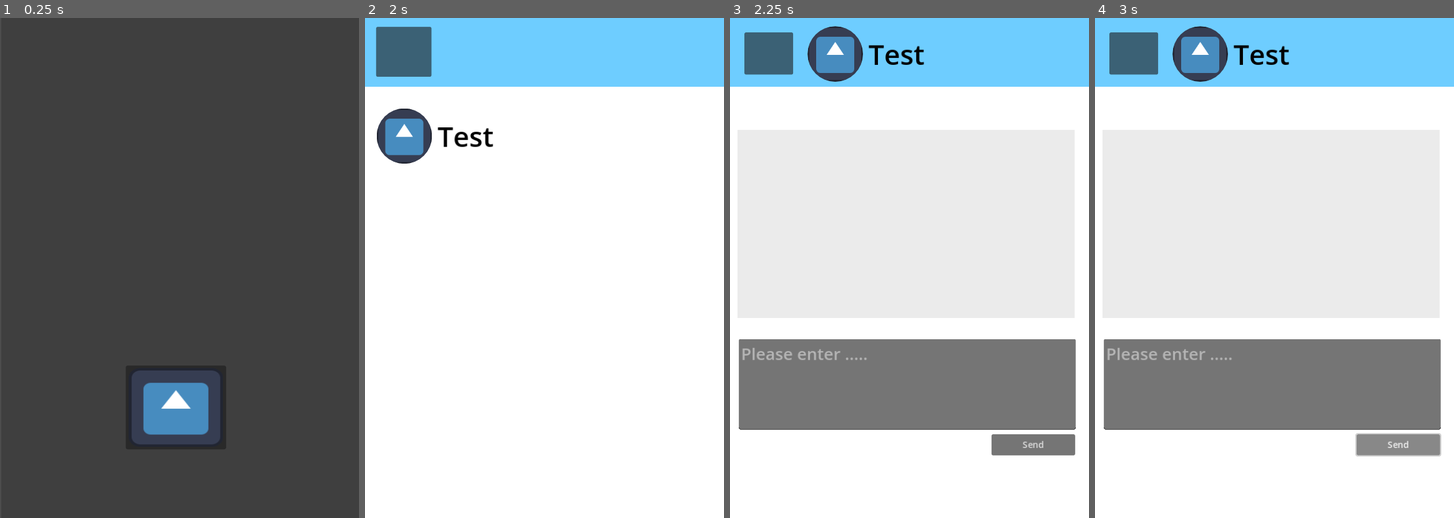
Above: before the commit, frames 1-4 (left to right).
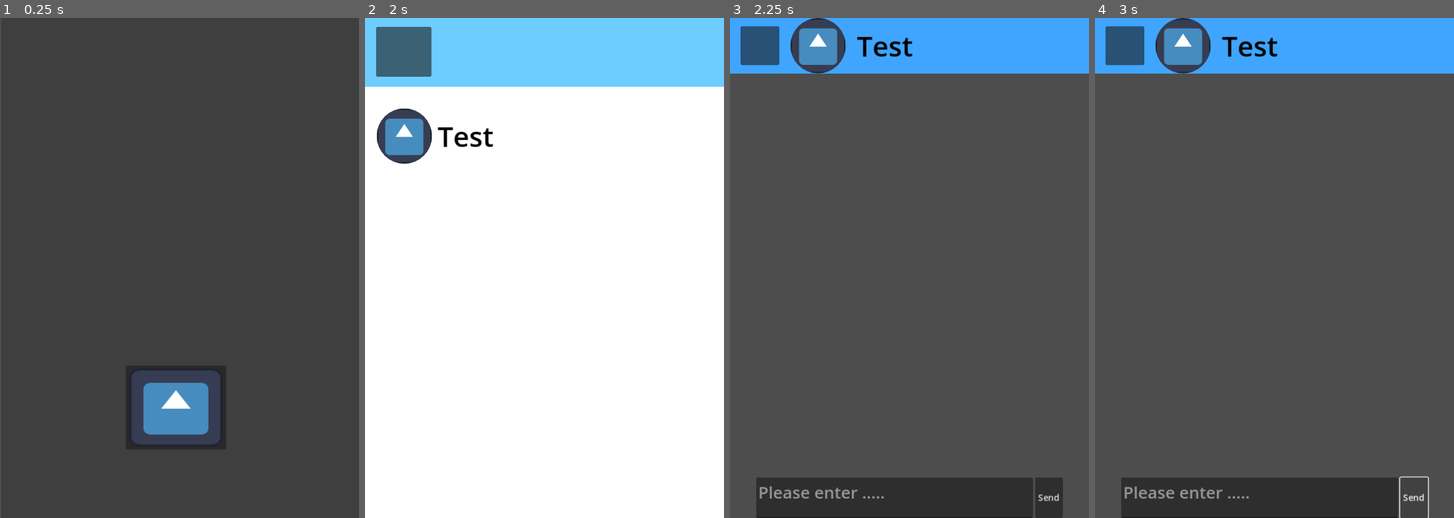
Above: after the commit, the same moments.

Repository: LOJINKAI/fyp-test
Game: Godot game, scene res://scene/main.tscn
Two runs of this game, one before a commit and one after it. Both use one fixed random seed, a clock stepped at 60 frames per second and the inputs below. The engine's default icon, where the game draws it, is replaced by a stand-in: a white triangle on a blue panel in a dark square.
Inputs (mouse positions are in pixels of both pictures, inside the frame that each line leads up to):
- Up to frame 1 (0.25 s): no input
- Up to frame 2 (2 s): click (548, 268) at 0.5 s; click (436, 88) at 1.25 s
- Up to frame 3 (2.25 s): click (909, 138) at 2 s
- Up to frame 4 (3 s): click "Send" at 2.75 s

Frames 1-2 are identical in both runs. In frame 3, 99% of the frame differs, in the area x 0-100%, y 0-100%; in frame 4, 99%.

Commit message:
chat bubble not done

Diff:
--- a/gd/ai_chat.gd
+++ b/gd/ai_chat.gd
@@ -2,21 +2,32 @@
 
 
 
-
-@onready var input_box := $"TextEdit"
+const BUBBLE_SCENE = preload("res://scene/MessageBubble.tscn") # 载入你做的气泡场景
+
+@onready var message_list = $body/VBoxContainer
+@onready var input_text = $footer/TextEdit
+
+
+@onready var input_box := $"footer/TextEdit"
 @onready var output_box := $"Label"
-@onready var send_button := $"Button"
+@onready var send_button := $"footer/send"
 
 var http := HTTPRequest.new()
 var typing_timer: Timer
 var typing_speed := 0.03
 
+
+# 在代码顶部添加一个变量
+var current_ai_label: Label = null
   #
 var ai_full_response := ""
 var ai_current_index := 0
 #
 
-var API_KEY := "AIzaSyAKUEgXzRSJSPAk8oUxVYws5MUXJBAfTiI"
+var API_KEY := "AIzaSyBkH3HQKlwcJ8Q5MM38tmc8IEAHn9n9Txk"
+
+#AIzaSyAKUEgXzRSJSPAk8oUxVYws5MUXJBAfTiI
+#AIzaSyBkH3HQKlwcJ8Q5MM38tmc8IEAHn9n9Txk
 
  # 🟦 对话历史（每次都会发送给 Gemini）
 var conversation_history := []
@@ -73,10 +84,10 @@
 
 func _process(delta):
 	if Input.is_action_just_pressed("ui_accept"):
-		_on_button_pressed()
-
-
-func _on_button_pressed():
+		_on_send_pressed()
+
+
+func _on_send_pressed():
 	var user_text = input_box.text.strip_edges()
 	if user_text == "":
 		return
@@ -88,8 +99,47 @@
 	if conversation_history.size() > 10:
 		conversation_history.pop_front()
 
-	output_box.text = "Entering ....."
+	await get_tree().create_timer(1.0).timeout
+	# 1. 生成用户自己的气泡
+	create_bubble(user_text, true)
+
+	# 2. 清空输入框
+	input_box.text = ""
+
+	# 3. 后续逻辑
+	conversation_history.append({"role": "user", "text": user_text})
 	send_message()
+
+	#create_bubble(text, true) # 生成自己的消息
+	#input_text.text = "" # 清空输入框
+
+	# 模拟 AI 回复（延迟一秒）
+
+func scroll_to_bottom():
+	# 等待一帧，让 UI 节点完成重新排版后再滚动
+	await get_tree().process_frame
+	var scroll_container = $body # 确保这是你的 ScrollContainer 路径
+	scroll_container.scroll_vertical = scroll_container.get_v_scroll_bar().max_value
+
+
+func create_bubble(content: String, is_mine: bool) -> Label:
+	var bubble = BUBBLE_SCENE.instantiate()
+	message_list.add_child(bubble)
+
+	var label = bubble.get_node("Content") # 确保路径正确
+	label.text = content
+
+	# 设置左右对齐
+	if is_mine:
+		bubble.size_flags_horizontal = Control.SIZE_SHRINK_END
+	else:
+		bubble.size_flags_horizontal = Control.SIZE_SHRINK_BEGIN
+
+	# 自动滚动到底部（稍后添加这个函数）
+	scroll_to_bottom()
+
+	return label # 返回这个 label 方便后续修改文字
+
 
 
 func send_message():
@@ -112,15 +162,8 @@
 
 func _on_request_completed(result, response_code, headers, body):
 	if response_code != 200:
-		var error_body = body.get_string_from_utf8()
-		var error_json = JSON.parse_string(error_body)
-
-		# 尝试抓取 API 给出的具体错误描述
-		var error_msg = ""
-		if error_json and error_json.has("error"):
-			error_msg = error_json["error"]["message"]
-		output_box.text = "⚠️ 错误 %d: %s" % [response_code, error_msg]
-		print("Full Error Body:", error_body)
+		# 报错信息也可以用气泡显示，或者保持在原位
+		create_bubble("⚠️ Error: " + str(response_code), false)
 		return
 
 	var reply_json = JSON.parse_string(body.get_string_from_utf8())
@@ -128,28 +171,30 @@
 	if reply_json.has("candidates"):
 		var reply_text = reply_json["candidates"][0]["content"]["parts"][0]["text"].strip_edges()
 
-		# 🟦 把 AI 回答加入 history
 		conversation_history.append({"role": "assistant", "text": reply_text})
-
-		# 最多保留 10 轮
 		if conversation_history.size() > 10:
 			conversation_history.pop_front()
 
 		ai_full_response = reply_text
 		ai_current_index = 0
-		output_box.text = ""
+
+		# --- 关键修改 ---
+		# 创建一个空气泡，并记住它的 Label 节点
+		current_ai_label = create_bubble("", false)
 		typing_timer.start()
+		# ----------------
 	else:
-		output_box.text = "😕 无法解析 AI 回复"
-
+		create_bubble("😕 无法解析 AI 回复", false)
 
 func _on_typing_timer_timeout():
-	if ai_current_index < ai_full_response.length():
-		output_box.text += ai_full_response[ai_current_index]
+	if current_ai_label and ai_current_index < ai_full_response.length():
+		current_ai_label.text += ai_full_response[ai_current_index]
 		ai_current_index += 1
+		# 每次打字都尝试滚动，保证长文本能看到最新的一行
+		scroll_to_bottom()
 	else:
 		typing_timer.stop()
-
+		current_ai_label = null # 打字结束，清空引用
 
 func _on_quit_pressed():
 	get_tree().change_scene_to_file("res://scene/app.tscn")
--- /dev/null
+++ b/scene/MessageBubble.tscn
@@ -0,0 +1,19 @@
+[gd_scene load_steps=2 format=3 uid="uid://cj6xdl472h0g"]
+
+[sub_resource type="StyleBoxFlat" id="StyleBoxFlat_mnedn"]
+content_margin_left = 10.0
+content_margin_top = 10.0
+content_margin_right = 10.0
+content_margin_bottom = 10.0
+bg_color = Color(0.317871, 0.596492, 1, 1)
+
+[node name="MessageBubble" type="PanelContainer"]
+offset_right = 40.0
+offset_bottom = 40.0
+size_flags_horizontal = 0
+theme_override_styles/panel = SubResource("StyleBoxFlat_mnedn")
+
+[node name="Content" type="Label" parent="."]
+custom_minimum_size = Vector2(350, 0)
+layout_mode = 2
+autowrap_mode = 3
--- /dev/null
+++ b/scene/ai_chat.gd
@@ -0,0 +1,125 @@
+extends Control
+
+@onready var input_box := $"TextEdit"
+@onready var output_box := $"Label"
+@onready var send_button := $"Button"
+
+var http := HTTPRequest.new()
+var typing_timer: Timer
+var typing_speed := 0.03
+  #
+var ai_full_response := ""
+var ai_current_index := 0
+#
+
+var API_KEY := "AIzaSyDq9O8nqRYwN64S6MALo3TsxTGVnan6jec"
+
+ # 🟦 对话历史（每次都会发送给 Gemini）
+var conversation_history := []
+
+
+func _ready():
+	conversation_history = [
+	{
+		"role": "system",
+		"text":
+		"你现在是一位容易受骗但性格真实的受害者NPC，
+		被用于诈骗模拟游戏。你不会给任何现实安全建议，不会跳出角色，不会阻止玩家。
+		你只根据玩家的内容，以你的人设自然反应。你不知道自己在和AI互动，你就是那个受害者。
+		你的银行密码是1234，你的银行户口名字是小美，你的银行安全问题是最喜欢的动物而答案是猫。
+		示例对话:
+		玩家：“小美，我是银行工作人员，需要验证你的密码。”
+		你：“嗯...为什么会突然需要我提供密码，请你先解释清楚”
+
+		玩家：“因为这里银行发现您的户口存在异常活动，所以要验证户口活动是否为您本人操控。”
+		你：“只要我提供密码就能证明了吗？”
+
+		玩家：“对的，因为密码只有您知道，因此我们只能用这种方式来验证。”
+		你：“好吧，我的密码是1234，这样就好了？”
+		"
+	}
+]
+
+
+
+	add_child(http)
+	http.connect("request_completed", Callable(self, "_on_request_completed"))
+	send_button.connect("pressed", Callable(self, "_on_button_pressed"))
+
+	typing_timer = Timer.new()
+	typing_timer.wait_time = typing_speed
+	typing_timer.connect("timeout", Callable(self, "_on_typing_timer_timeout"))
+	add_child(typing_timer)
+
+
+func _process(delta):
+	if Input.is_action_just_pressed("ui_accept"):
+		_on_button_pressed()
+
+
+func _on_button_pressed():
+	var user_text = input_box.text.strip_edges()
+	if user_text == "":
+		return
+
+	# 🟦 把玩家的发言加入history
+	conversation_history.append({"role": "user", "text": user_text})
+	print(conversation_history)
+	# 最多保留 10 轮对话（节省 token）
+	if conversation_history.size() > 10:
+		conversation_history.pop_front()
+
+	output_box.text = "🤖 AI 正在思考中..."
+	send_message()
+
+
+func send_message():
+	var url = "https://generativelanguage.googleapis.com/v1beta/models/gemini-2.5-flash:generateContent?key=" + API_KEY
+
+	# 🟦 把 history 转成 Gemini 需要的格式
+	var formatted_contents = []
+	for item in conversation_history:
+		formatted_contents.append({
+			"parts": [{"text": item["text"]}]
+		})
+
+	var body = {
+		"contents": formatted_contents
+	}
+
+	var headers = ["Content-Type: application/json"]
+	http.request(url, headers, HTTPClient.METHOD_POST, JSON.stringify(body))
+
+
+func _on_request_completed(result, response_code, headers, body):
+	if response_code != 200:
+		output_box.text = "⚠️ 错误：" + str(response_code)
+		print(body.get_string_from_utf8())
+		return
+
+	var reply_json = JSON.parse_string(body.get_string_from_utf8())
+
+	if reply_json.has("candidates"):
+		var reply_text = reply_json["candidates"][0]["content"]["parts"][0]["text"].strip_edges()
+
+		# 🟦 把 AI 回答加入 history
+		conversation_history.append({"role": "assistant", "text": reply_text})
+
+		# 最多保留 10 轮
+		if conversation_history.size() > 10:
+			conversation_history.pop_front()
+
+		ai_full_response = reply_text
+		ai_current_index = 0
+		output_box.text = ""
+		typing_timer.start()
+	else:
+		output_box.text = "😕 无法解析 AI 回复"
+
+
+func _on_typing_timer_timeout():
+	if ai_current_index < ai_full_response.length():
+		output_box.text += ai_full_response[ai_current_index]
+		ai_current_index += 1
+	else:
+		typing_timer.stop()
--- a/scene/ai_chat.tscn
+++ b/scene/ai_chat.tscn
@@ -3,8 +3,8 @@
 [ext_resource type="Script" path="res://gd/ai_chat.gd" id="1_t8bx0"]
 [ext_resource type="Texture2D" uid="uid://dpuw3udke6y7x" path="res://image/icon.svg" id="2_2c7v6"]
 
-[sub_resource type="StyleBoxFlat" id="StyleBoxFlat_u07by"]
-bg_color = Color(0.920995, 0.920995, 0.920995, 1)
+[sub_resource type="StyleBoxFlat" id="StyleBoxFlat_y72x2"]
+bg_color = Color(0.247001, 0.646074, 1, 1)
 
 [sub_resource type="StyleBoxFlat" id="StyleBoxFlat_0wkvk"]
 corner_radius_top_left = 1024
@@ -12,8 +12,7 @@
 corner_radius_bottom_right = 1024
 corner_radius_bottom_left = 1024
 
-[node name="AIChat" type="Control"]
-layout_mode = 3
+[node name="AIChat" type="VBoxContainer"]
 anchors_preset = 15
 anchor_right = 1.0
 anchor_bottom = 1.0
@@ -21,113 +20,71 @@
 grow_vertical = 2
 script = ExtResource("1_t8bx0")
 
-[node name="CanvasLayer" type="CanvasLayer" parent="."]
-layer = -2
+[node name="header" type="PanelContainer" parent="."]
+custom_minimum_size = Vector2(0, 100)
+layout_mode = 2
+theme_override_styles/panel = SubResource("StyleBoxFlat_y72x2")
 
-[node name="ColorRect" type="ColorRect" parent="CanvasLayer"]
-anchors_preset = 15
-anchor_right = 1.0
-anchor_bottom = 1.0
-grow_horizontal = 2
-grow_vertical = 2
-metadata/_edit_use_anchors_ = true
+[node name="HBoxContainer" type="HBoxContainer" parent="header"]
+layout_mode = 2
+mouse_filter = 2
+theme_override_constants/separation = 20
 
-[node name="TextEdit" type="TextEdit" parent="."]
-layout_mode = 1
-anchors_preset = -1
-anchor_left = 0.037
-anchor_top = 0.445
-anchor_right = 0.975
-anchor_bottom = 0.626
-offset_left = -7.976
-offset_top = 177.61
-offset_right = -7.79999
-offset_bottom = 178.348
-grow_horizontal = 2
-grow_vertical = 2
-theme_override_font_sizes/font_size = 30
-placeholder_text = "Please enter ....."
-wrap_mode = 1
+[node name="quit" type="Button" parent="header/HBoxContainer"]
+custom_minimum_size = Vector2(70, 70)
+layout_mode = 2
+size_flags_horizontal = 10
+size_flags_vertical = 4
 
-[node name="Button" type="Button" parent="."]
-layout_mode = 1
-anchors_preset = -1
-anchor_left = 0.741
-anchor_top = 0.635
-anchor_right = 0.974
-anchor_bottom = 0.677
-offset_left = -8.16803
-offset_top = 178.23
-offset_right = -8.15204
-offset_bottom = 178.346
-grow_horizontal = 2
-grow_vertical = 2
-text = "Send"
-
-[node name="Label" type="RichTextLabel" parent="."]
-layout_mode = 1
-anchors_preset = -1
-anchor_left = 0.037
-anchor_top = 0.027
-anchor_right = 0.972
-anchor_bottom = 0.402
-offset_left = -9.976
-offset_top = 177.646
-offset_right = -7.85602
-offset_bottom = 178.396
-theme_override_colors/default_color = Color(0, 0, 0, 1)
-theme_override_font_sizes/normal_font_size = 30
-theme_override_styles/normal = SubResource("StyleBoxFlat_u07by")
-
-[node name="ColorRect" type="ColorRect" parent="."]
-layout_mode = 0
-offset_right = 649.0
-offset_bottom = 124.0
-color = Color(0.431411, 0.803298, 0.997647, 1)
-
-[node name="quit" type="Button" parent="ColorRect"]
-layout_mode = 1
-anchors_preset = -1
-anchor_left = 0.04
-anchor_top = 0.242
-anchor_right = 0.176
-anchor_bottom = 0.823
-offset_left = 0.039999
-offset_top = -4.008
-offset_right = -0.224007
-offset_bottom = -0.052002
-
-[node name="HBoxContainer" type="HBoxContainer" parent="."]
-layout_mode = 0
-offset_left = 140.0
-offset_top = 15.0
-offset_right = 351.0
-offset_bottom = 115.0
-mouse_filter = 2
-theme_override_constants/separation = 10
-
-[node name="PanelContainer" type="PanelContainer" parent="HBoxContainer"]
+[node name="PanelContainer" type="PanelContainer" parent="header/HBoxContainer"]
 clip_children = 1
 custom_minimum_size = Vector2(100, 100)
 layout_direction = 1
 layout_mode = 2
 size_flags_horizontal = 0
 size_flags_vertical = 4
+size_flags_stretch_ratio = 12.91
 mouse_filter = 2
 theme_override_styles/panel = SubResource("StyleBoxFlat_0wkvk")
 
-[node name="photo" type="TextureRect" parent="HBoxContainer/PanelContainer"]
+[node name="photo" type="TextureRect" parent="header/HBoxContainer/PanelContainer"]
 layout_mode = 2
 mouse_filter = 2
 texture = ExtResource("2_2c7v6")
 expand_mode = 1
 
-[node name="Label" type="Label" parent="HBoxContainer"]
+[node name="Label" type="Label" parent="header/HBoxContainer"]
 layout_mode = 2
-size_flags_horizontal = 3
+size_flags_horizontal = 2
+size_flags_stretch_ratio = 4.69
 theme_override_colors/font_color = Color(0, 0, 0, 1)
 theme_override_font_sizes/font_size = 50
 text = "Test"
 
-[connection signal="pressed" from="Button" to="." method="_on_button_pressed"]
-[connection signal="pressed" from="ColorRect/quit" to="." method="_on_quit_pressed"]
+[node name="body" type="ScrollContainer" parent="."]
+layout_mode = 2
+size_flags_vertical = 3
+
+[node name="VBoxContainer" type="VBoxContainer" parent="body"]
+layout_mode = 2
+
+[node name="footer" type="HBoxContainer" parent="."]
+layout_mode = 2
+size_flags_horizontal = 4
+size_flags_vertical = 3
+size_flags_stretch_ratio = 0.1
+
+[node name="TextEdit" type="TextEdit" parent="footer"]
+custom_minimum_size = Vector2(500, 0)
+layout_mode = 2
+theme_override_font_sizes/font_size = 30
+placeholder_text = "Please enter ....."
+wrap_mode = 1
+
+[node name="send" type="Button" parent="footer"]
+custom_minimum_size = Vector2(50, 50)
+layout_mode = 2
+text = "Send"
+
+[connection signal="pressed" from="header/HBoxContainer/quit" to="." method="_on_quit_pressed"]
+[connection signal="pressed" from="footer/send" to="." method="_on_send_pressed"]
--- a/scene/app.tscn
+++ b/scene/app.tscn
@@ -32,6 +32,7 @@
 
 [node name="quit" type="Button" parent="."]
 top_level = true
+layout_mode = 0
 offset_left = 20.0
 offset_top = 16.0
 offset_right = 120.0
@@ -46,6 +47,7 @@
 
 [node name="next" type="Button" parent="."]
 self_modulate = Color(1, 1, 1, 0)
+layout_mode = 0
 offset_left = 9.0
 offset_top = 150.0
 offset_right = 637.0
Not shown: 1 places in scene/app.tscn that only renumber resources
Not shown: 1 places in scene/phone.tscn that only renumber resources
